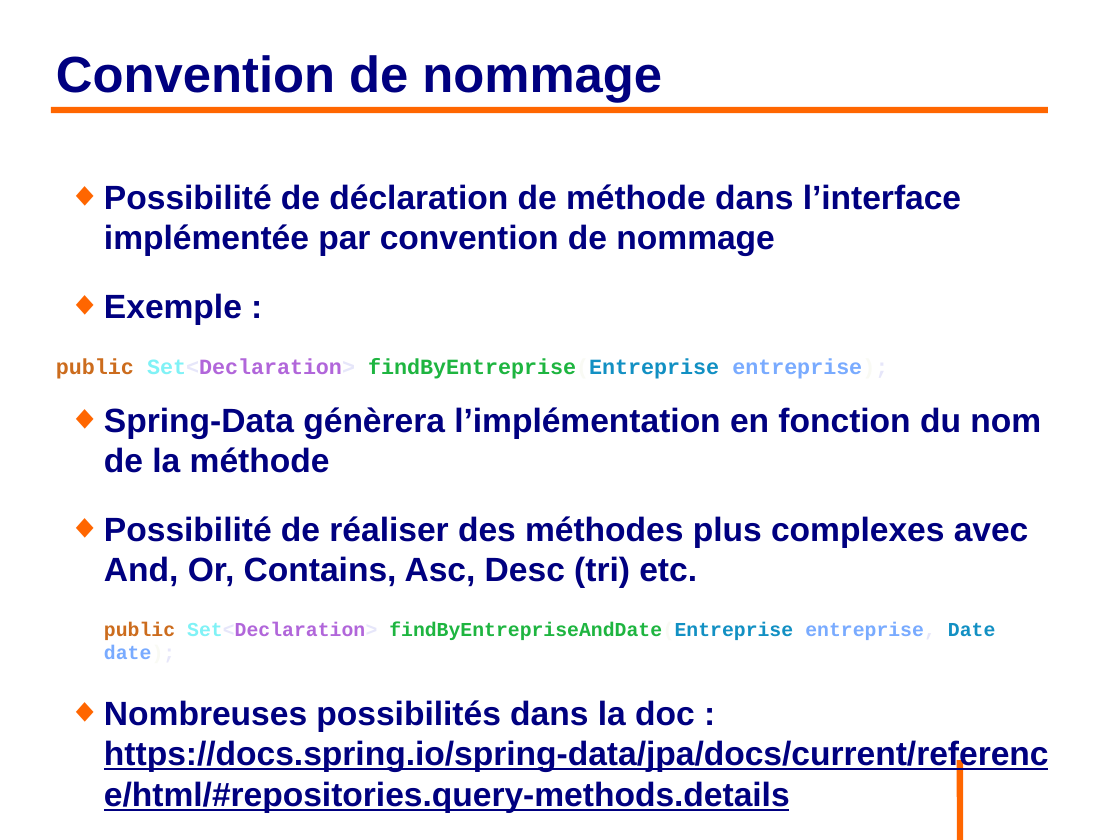
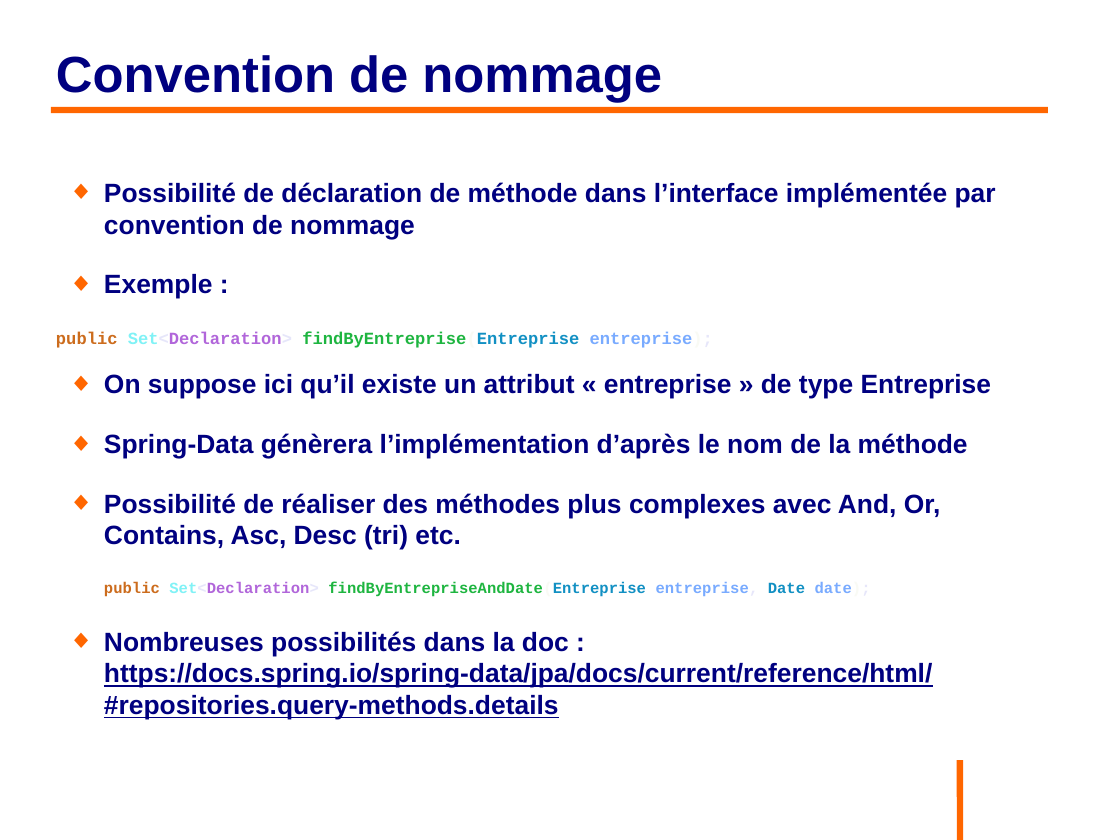
Before and after one commit to philphils/formation-hibernate-avancee, a slide deck: slide 30 of Documentation/diapo_formation_hibernate_avancee.odp. Drawn at 1120x840 pixels with LibreOffice and Linux fonts; fonts in the diff are those of the drawing; background and template pictures are left out. Boxes give left, top, right and bottom in pixels: in the first picture for what was removed or moved away, otherwise in the second. Text is boxed around its words. In the diff, an @@ line names an element or a change of style, - is before the commit and + after.

Commit message:
diapo @Query

```diff
--- a/Documentation/diapo_formation_hibernate_avancee.odp
+++ b/Documentation/diapo_formation_hibernate_avancee.odp
@@ text at (56,182,996,688): size 23.8 to 18.7 pt in "Possibilité de déclaration de méthode dans l’interface ...", "Exemple :", "Possibilité de réaliser des méthodes plus complexes ...", "Nombreuses possibilités dans la doc : https://docs.spring.io ..."; size 15.4 to 12.1 pt in "public Set<Declaration> findByEntreprise(Entreprise entrepri ..."; size 14 to 11 pt in "public Set<Declaration> findByEntrepriseAndDate(Entreprise e ..." @@
@@ text at (104,374,992,459): text changed; size 23.8 to 18.7 pt @@
-◆ Spring-Data génèrera l’implémentation en fonction du nom de la méthode
+◆ On suppose ici qu’il existe un attribut « entreprise » de type Entreprise
+◆ Spring-Data génèrera l’implémentation d’après le nom de la méthode
```
Also in this commit, not shown: 3 other slides changed.
